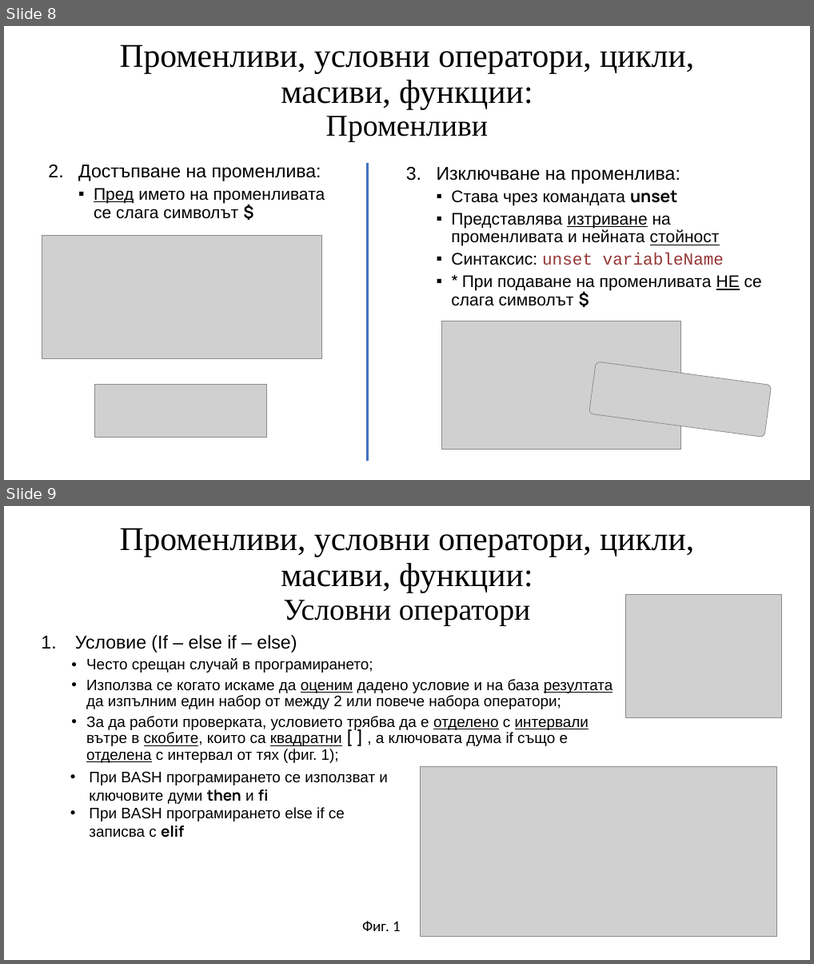
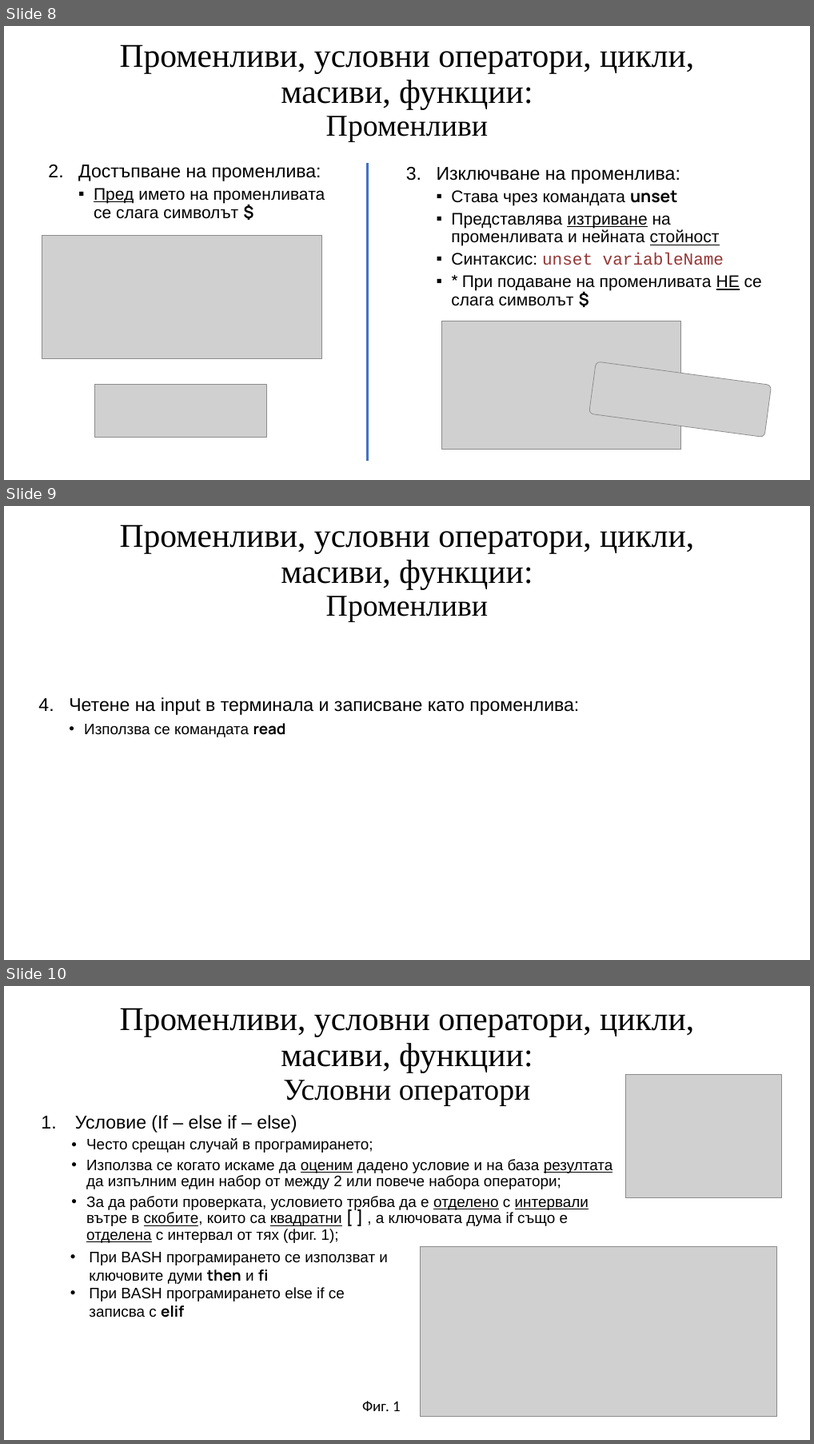
Before and after one commit to Rokyuto/School, a slide deck: Operating Systems/19205.pptx. Shown one above the other, each under a label of ours: slides 8 and 9 before the commit, slides 8, 9 and 10 after it. The pictures are 814x964 and 814x1444 pixels, drawn with LibreOffice and Linux fonts; fonts in the diff are those of the drawing; grey boxes stand for pictures. Boxes give left, top, right and bottom in pixels: in the first picture for what was removed or moved away, otherwise in the second. Text is boxed around its words. In the diff, an @@ line names an element or a change of style, - is before the commit and + after.

```diff
--- a/Operating Systems/19205.pptx
+++ b/Operating Systems/19205.pptx
@@ slide 9 added at [4,506,810,960], background #FFFFFF @@
@@ title added at [120,524,694,622], 39.6 pt, text #000000 @@
+Променливи, условни оператори, цикли, масиви, функции:
+Променливи
@@ text added at [69,697,579,737], 22 pt, text #000000 @@
+4. Четене на input в терминала и записване като променлива:
+  • Използва се командата read
@@ what was slide 9 is now slide 10 @@
```
Also in this commit, not shown: 2 slides changed, 2 other slides added, 2 other files.
